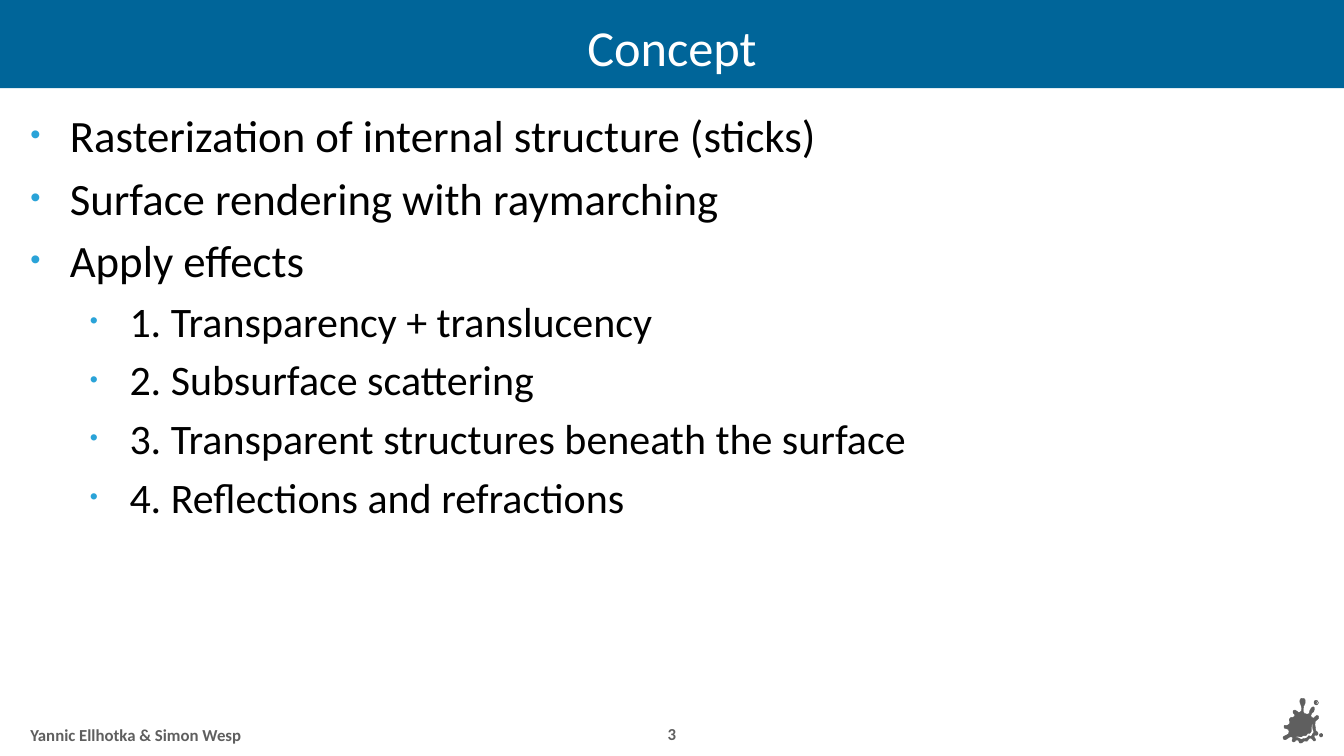
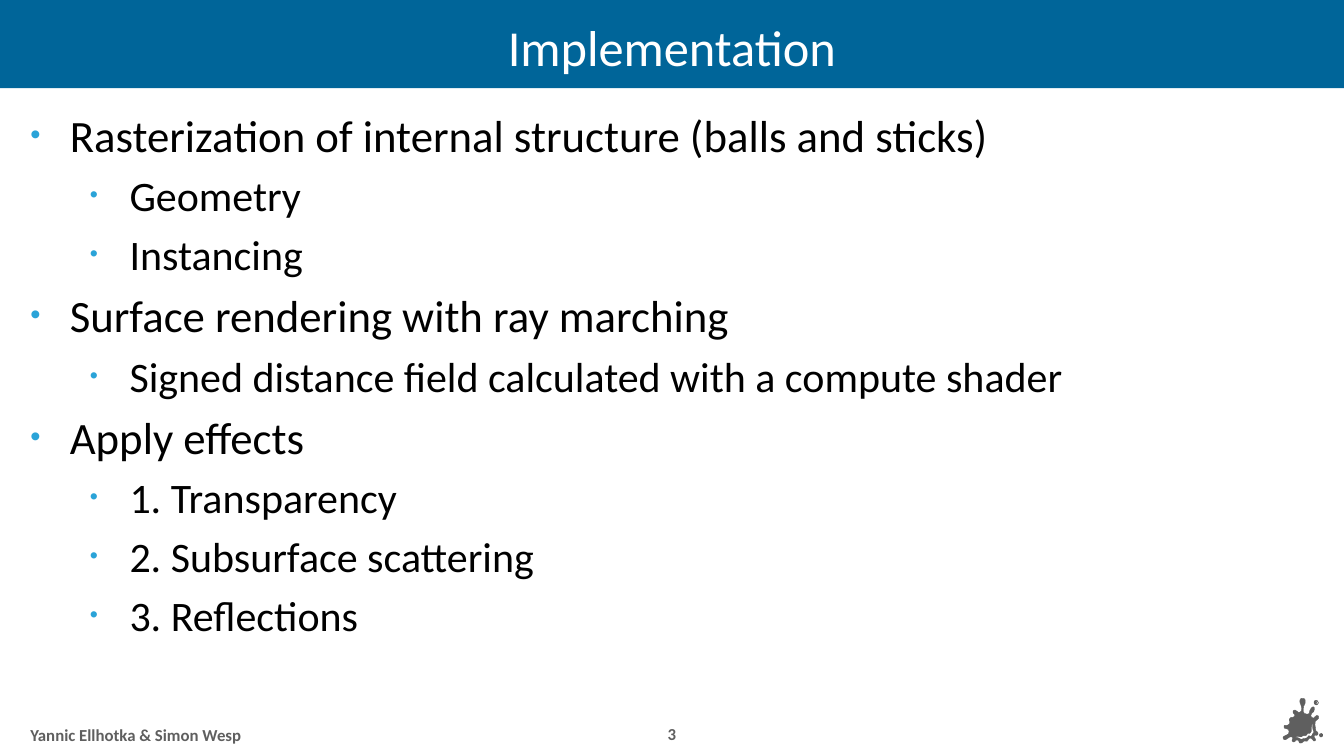
Before and after one commit to YannicEl/Vis2-RTVis-2024WS, a slide deck: slide 3 of presentation 2/slides.pptx. Drawn at 1344x756 pixels with LibreOffice and Linux fonts; fonts in the diff are those of the drawing; background and template pictures are left out. Boxes give left, top, right and bottom in pixels: in the first picture for what was removed or moved away, otherwise in the second. Text is boxed around its words. In the diff, an @@ line names an element or a change of style, - is before the commit and + after.

```diff
--- a/presentation 2/slides.pptx
+++ b/presentation 2/slides.pptx
@@ title at (508,31,836,74): text changed @@
-Concept
+Implementation
@@ text at (70,119,1062,400): text changed @@
-• Rasterization of internal structure (sticks)
-• Surface rendering with raymarching
+• Rasterization of internal structure (balls and sticks)
+  • Geometry
+  • Instancing
+• Surface rendering with ray marching
+  • Signed distance field calculated with a compute shader
@@ text at (130,486,397,520): text changed @@
-  • 1. Transparency + translucency
+  • 1. Transparency
@@ text at (130,602,358,632): text changed @@
-  • 3. Transparent structures beneath the surface
-  • 4. Reflections and refractions
+  • 3. Reflections
```
Also in this commit, not shown: 3 other slides changed, 4 other files.
